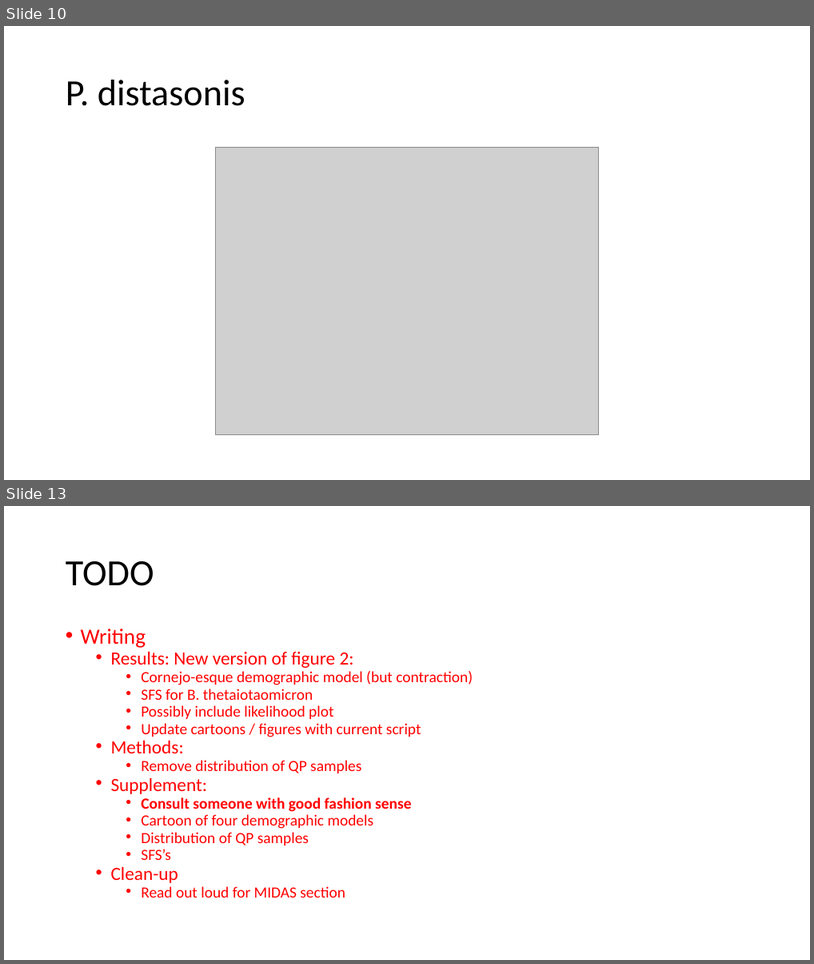
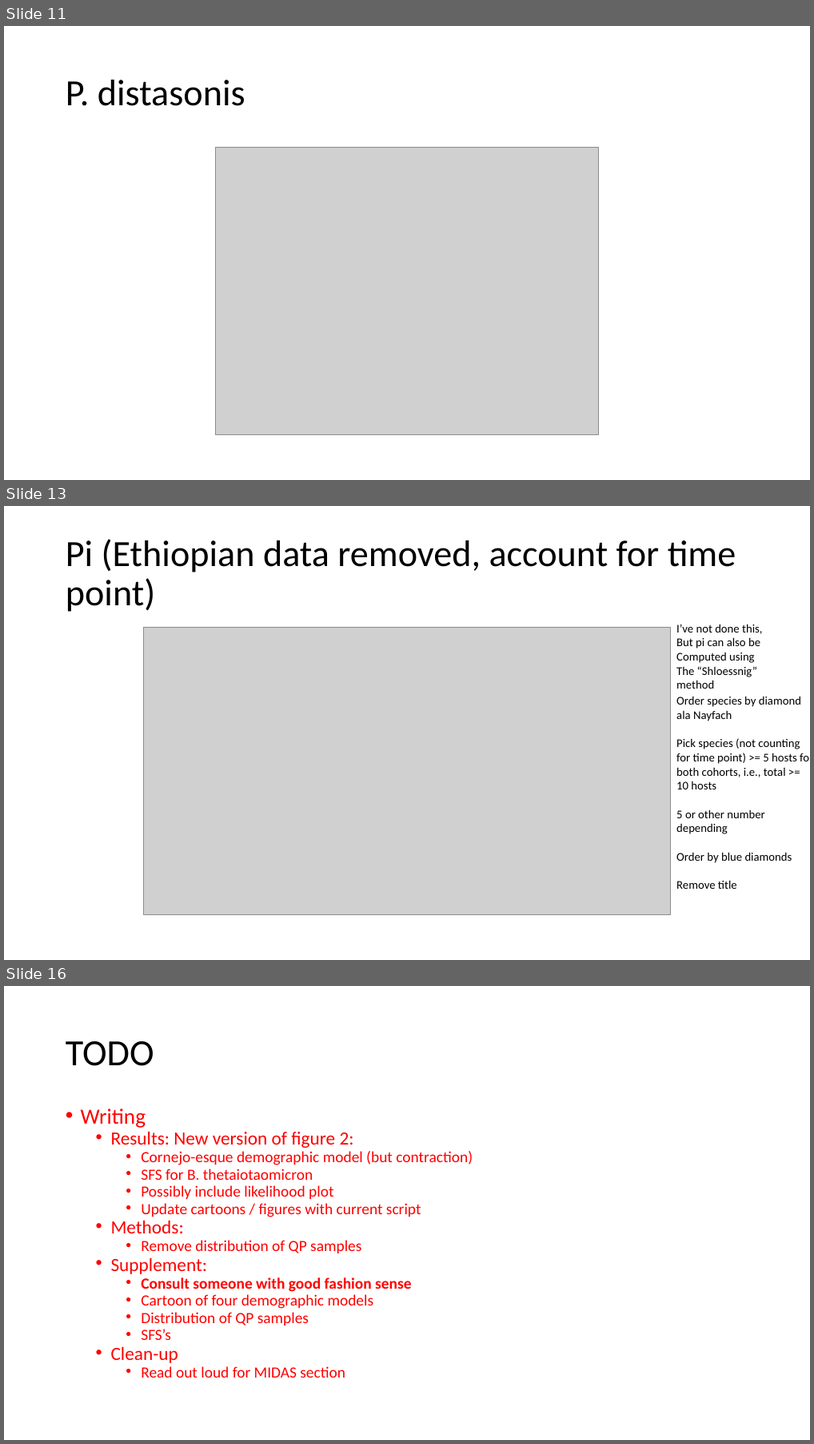
Before and after one commit to jon-mah/demo_for_ccgb, a slide deck: Summary/20220815_microbiome_demographic_slides.pptx. Shown one above the other, each under a label of ours: slides 10 and 13 before the commit, slides 11, 13 and 16 after it; the slides between them are not shown. The pictures are 814x964 and 814x1444 pixels, drawn with LibreOffice and Linux fonts; fonts in the diff are those of the drawing; grey boxes stand for pictures. Boxes give left, top, right and bottom in pixels: in the first picture for what was removed or moved away, otherwise in the second. Text is boxed around its words. In the diff, an @@ line names an element or a change of style, - is before the commit and + after.

```diff
--- a/Summary/20220815_microbiome_demographic_slides.pptx
+++ b/Summary/20220815_microbiome_demographic_slides.pptx
@@ slide 13 added at (4, 506, 810, 960), background #FFFFFF @@
@@ title added at (66, 539, 737, 612), 44 pt, text #000000 @@
+Pi (Ethiopian data removed, account for time point)
@@ text added at (677, 624, 762, 688), 14 pt, text #000000 @@
+I’ve not done this,
+But pi can also be
+Computed using
+The “Shloessnig”
+method
@@ picture added at (143, 627, 671, 915) @@
@@ text added at (677, 696, 810, 888), 14 pt, text #000000 @@
+Order species by diamond ala Nayfach
+Pick species (not counting for time point) >= 5 hosts for both cohorts, i.e., total >= 10 hosts
+5 or other number depending
+Order by blue diamonds
+Remove title
@@ what was slide 10 is now slide 11 @@
@@ what was slide 13 is now slide 16 @@
```
Also in this commit, not shown: 3 slides changed, 5 other slides added, 1 slide removed, 17 other files.
